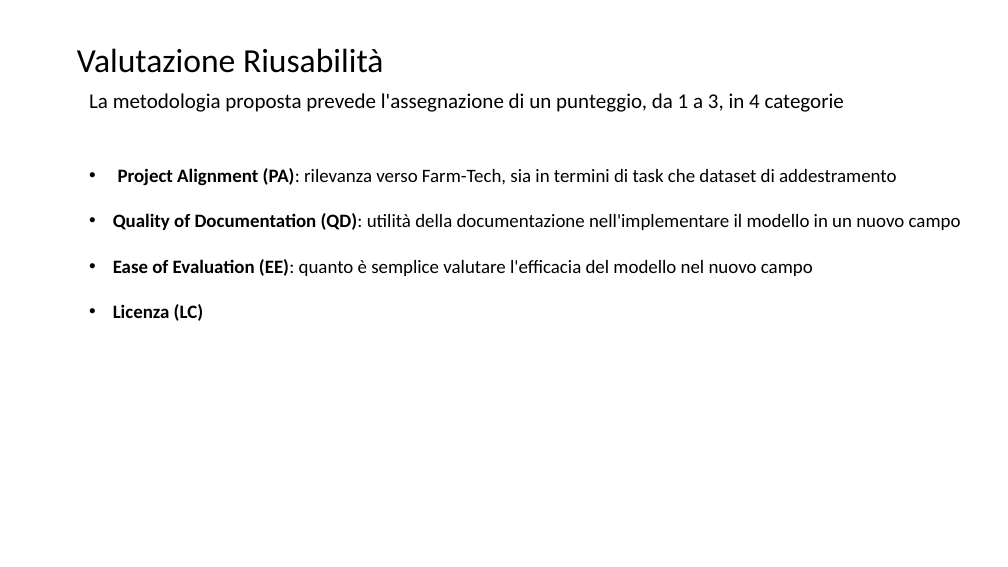
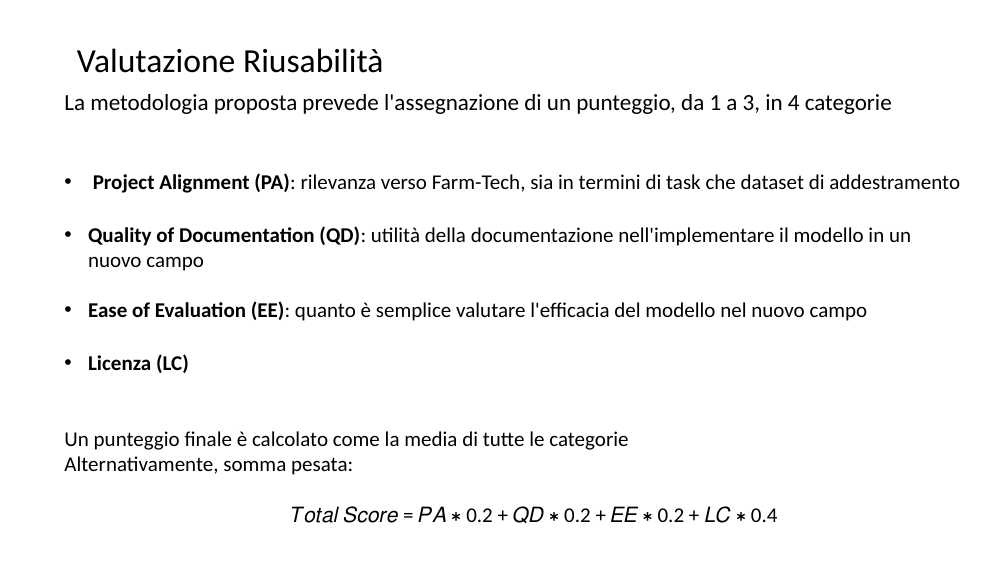
Before and after one commit to lPen88/tesi, a slide deck: slide 13 of presentazione.pptx (slide 15 before the commit). Drawn at 1008x567 pixels with LibreOffice and Linux fonts; fonts in the diff are those of the drawing. Boxes give left, top, right and bottom in pixels: in the first picture for what was removed or moved away, otherwise in the second. Text is boxed around its words. In the diff, an @@ line names an element or a change of style, - is before the commit and + after.

```diff
--- a/presentazione.pptx
+++ b/presentazione.pptx
@@ text "La metodologia proposta prevede l'assegnazione ...": place and size @@
-text "La metodologia proposta prevede l'assegnazione ..." at box(89, 93, 961, 321)
+text "La metodologia proposta prevede l'assegnazione ..." at box(64, 94, 960, 523)
@@ text at box(64, 94, 960, 373): size 20 to 22 pt in "La metodologia proposta prevede l'assegnazione di un ..."; size 18 to 20 pt in "Project Alignment (PA): rilevanza verso Farm-Tech, sia ...", "Quality of Documentation (QD): utilità della documentazione ...", "Ease of Evaluation (EE): quanto è semplice ...", "Licenza (LC)" @@
@@ text at box(64, 431, 778, 523): paragraphs added @@
+Un punteggio finale è calcolato come la media di tutte le categorie
+Alternativamente, somma pesata:
+𝑇𝑜𝑡𝑎𝑙 𝑆𝑐𝑜𝑟𝑒 = 𝑃𝐴 ∗ 0.2 + 𝑄𝐷 ∗ 0.2 + 𝐸𝐸 ∗ 0.2 + 𝐿𝐶 ∗ 0.4
```
Also in this commit, not shown: 11 other slides changed, 3 slides removed, 1 other file.
